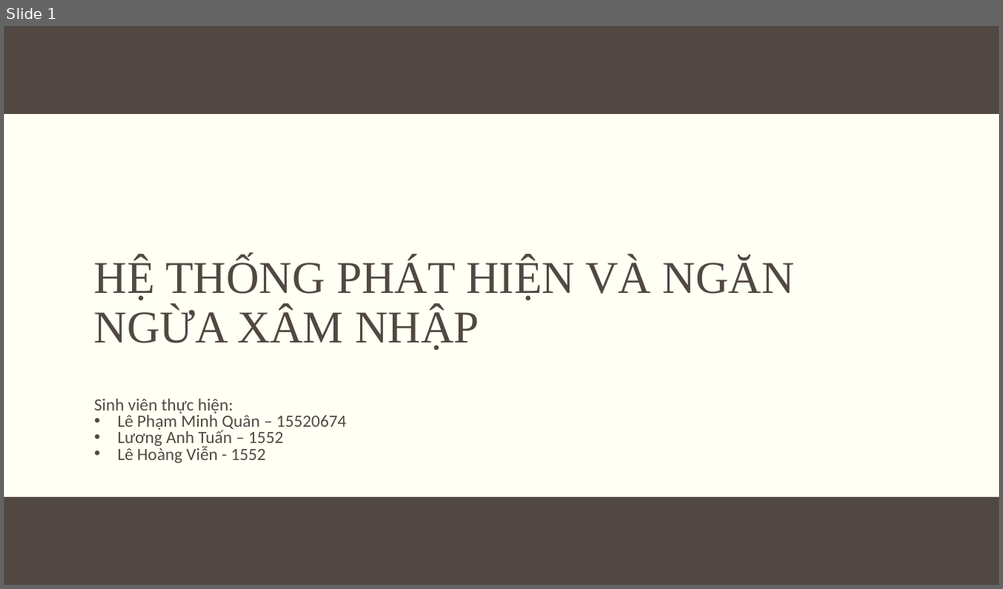
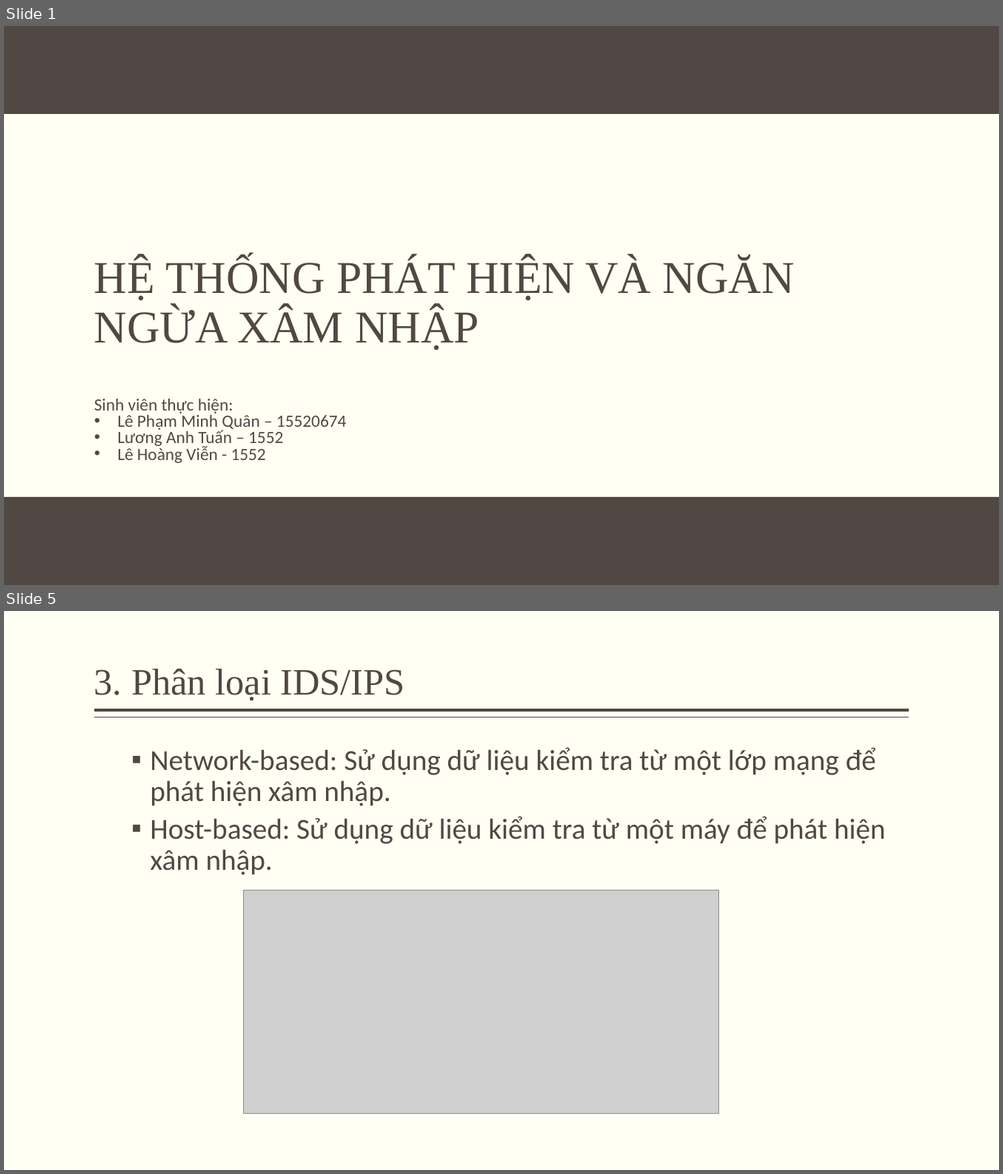
Before and after one commit to minhquan1418/do_an_ATMNC, a slide deck: silde.pptx. Shown one above the other, each under a label of ours: slide 1 before the commit, slides 1 and 5 after it; the slides between them are not shown. The pictures are 1003x589 and 1003x1174 pixels, drawn with LibreOffice and Linux fonts; fonts in the diff are those of the drawing; grey boxes stand for pictures; background and template pictures are left out. Boxes give left, top, right and bottom in pixels: in the first picture for what was removed or moved away, otherwise in the second. Text is boxed around its words. In the diff, an @@ line names an element or a change of style, - is before the commit and + after.

```diff
--- a/silde.pptx
+++ b/silde.pptx
@@ slide 5 added at bbox=[4, 611, 999, 1170], background #FFFFF3 @@
@@ title added at bbox=[94, 669, 405, 701], 36 pt, text #514843 @@
+3. Phân loại IDS/IPS
@@ line added from (909, 710) to (94, 710), #514843 3 pt @@
@@ line added from (909, 718) to (94, 718), #514843 1 pt @@
@@ text added at bbox=[150, 747, 885, 875], 28 pt, text #514843 @@
+  ▪ Network-based: Sử dụng dữ liệu kiểm tra từ một lớp mạng để phát hiện xâm nhập.
+  ▪ Host-based: Sử dụng dữ liệu kiểm tra từ một máy để phát hiện xâm nhập.
@@ picture added at bbox=[244, 891, 720, 1114] @@
```
Also in this commit, not shown: 3 slides changed, 12 other slides added, 8 slides removed.
